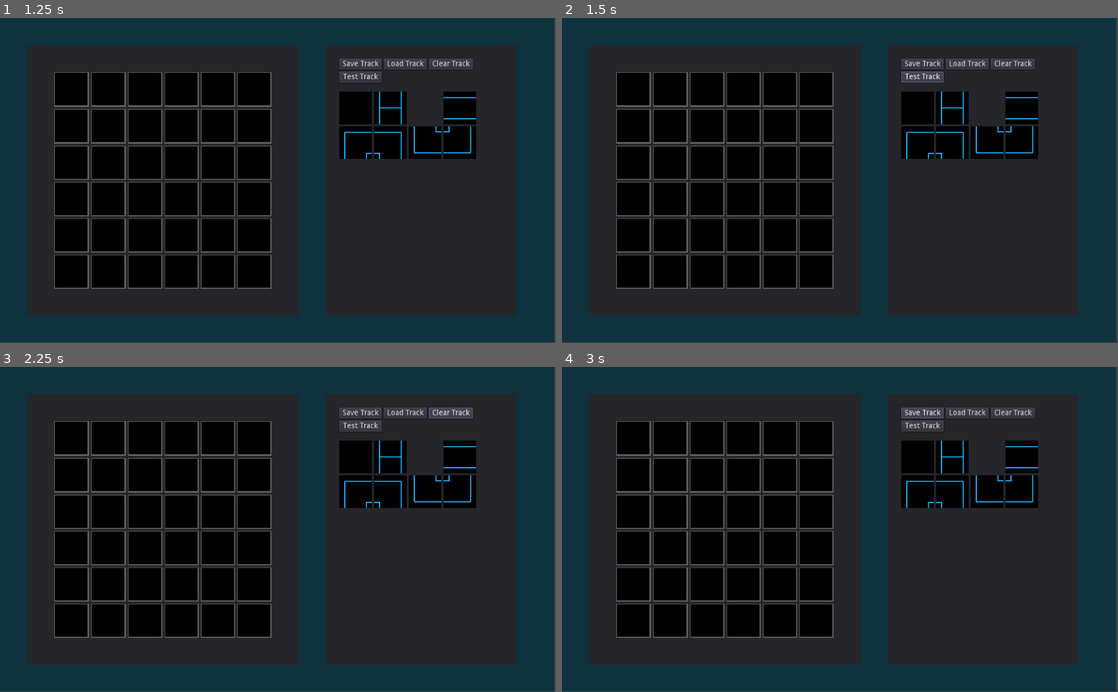
Above: before the commit, frames 1-4 (two rows, left to right).
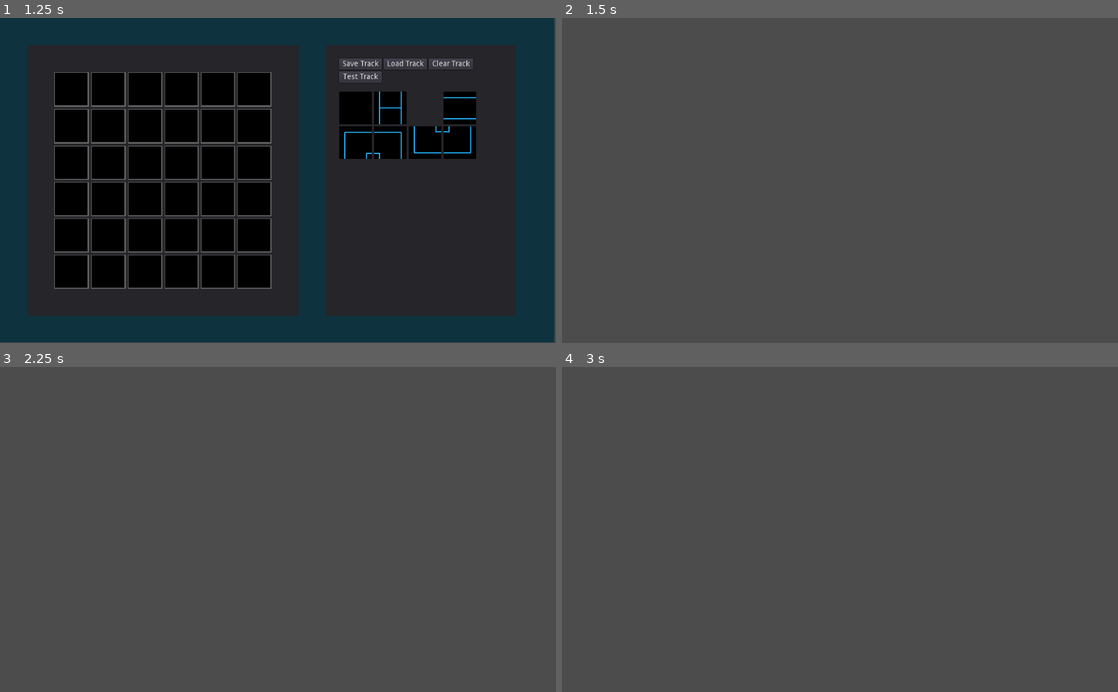
Above: after the commit, the same moments.

Repository: Mac-Barrett/G-Infinite
Game: Godot game, scene res://Scenes/Menus/MainMenu.tscn
The game is run twice, just before and just after one commit, with the same random seed, the same clock (stepped at 60 frames per second) and the same inputs.
Inputs (mouse positions are in pixels of both pictures, inside the frame that each line leads up to):
- Up to frame 1 (1.25 s): click "Track Builder" at 0.5 s
- Up to frame 2 (1.5 s): click "Test Track" at 1.25 s
- Up to frame 3 (2.25 s): click (450, 412) at 2 s, where only the run before the commit has a clickable "Clear Track"
- Up to frame 4 (3 s): click (923, 412) at 2.75 s, where only the run before the commit has a clickable "Save Track"

Frame 1 is identical in both runs. In frame 2, 96% of the frame differs, in the area x 0-100%, y 0-100%; in frame 3, 96%; in frame 4, 96%.
Error before the commit: Invalid call. Nonexistent function 'set_trackData' in base 'Spatial (LevelLoader.gd)'. (res://Scripts/TrackBuilder.gd:51)
Error after the commit: Invalid get index 'transform' (on base: 'Nil'). (res://Scripts/LevelLoader.gd:10)

Commit message:
Succesfully linked level builder to level loader

Diff:
--- a/Scripts/LevelLoader.gd
+++ b/Scripts/LevelLoader.gd
@@ -1,6 +1,7 @@
 extends Spatial
 
 const gridSize = 60;
+var trackData = []
 var startBlock
 
 func load_racers():
@@ -8,6 +9,7 @@
     var player = load("res://Vehicles/PlayerCar.tscn").instance()
     player.transform.origin.x = startBlock.transform.origin.x
     player.transform.origin.z = startBlock.transform.origin.z
+    player.rotation.y = deg2rad(180)
     add_child(player)
     pass
 
@@ -40,7 +42,7 @@
             var trackPiece = load_piece(data[x][z])
             # If piece is not null, set transform
             if (trackPiece != null):
-                trackPiece.transform.origin.x = float(gridSize * x)
+                trackPiece.transform.origin.x = float(-gridSize * x)
                 trackPiece.transform.origin.z = float(gridSize * z)
                 add_child(trackPiece)
     pass
@@ -66,8 +68,12 @@
 
 
 # Once loaded...
-func _ready():
-    var trackData = load_track_data()
+func _enter_tree():
+    # var trackData = load_track_data()
     load_track_pieces(trackData)
     load_racers()
     pass
+
+func set_trackData(td):
+    trackData = td.duplicate()
+    pass
--- a/Scripts/TrackBuilder.gd
+++ b/Scripts/TrackBuilder.gd
@@ -50,4 +50,5 @@
     var test = load("res://Scenes/LevelLoader.tscn").instance()
     test.set_trackData(trackData)
     get_tree().current_scene.add_child(test)
+    visible = false
     pass
--- a/Scripts/UI/Draggable.gd
+++ b/Scripts/UI/Draggable.gd
@@ -3,7 +3,7 @@
 func get_drag_data(position):
     var data = {
         "texture": texture,
-        "textureID" : name,
+        "textureID" : int(name),
         "flip_h" : flip_h,
         "flip_v" : flip_v
         }
--- a/Scripts/UI/Droppable.gd
+++ b/Scripts/UI/Droppable.gd
@@ -13,7 +13,6 @@
     texture = data["texture"]
     flip_h = data["flip_h"]
     flip_v = data["flip_v"]
-    print(gridPos)
     root.callv("update_trackData", [gridPos, data["textureID"]])
     pass
 
